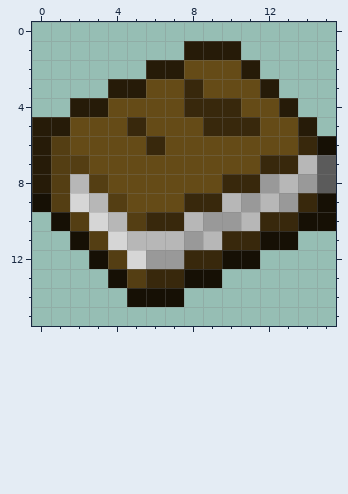
Two versions of one pixel-art sprite, client/public/images/effects/efficiency.png. This is how it looked before the edit.
The file is 160x160 pixels, drawn in blocks of 10x10; one block is one cell here.
The result:
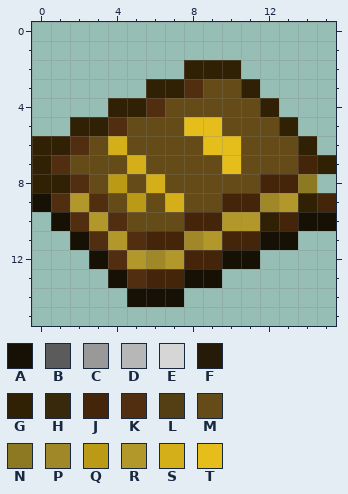
Palette (. is transparent): A #161005  B #5b5b5b  C #999999  D #b7b7b7  E #d6d6d6  F #261b08  G #312104  H #38280c  J #44250a  K #522e10  L #543e13  M #654b17  N #8e7923  P #a08828  Q #bb9a16  R #b2982b  S #d4af19  T #e6be1c
Edits made:
@@ x 0..15 @@
  0 ................
- 1 ........FFF.....
- 2 ......FFMMMF....
- 3 ....FFMMHMMMF...
- 4 ..FFMMMMHHHMMF..
- 5 FFMMMHMMMHHHMMF.
- 6 FLMMMMHMMMMMMMHA
- 7 FLLMMMMMMMMMHHDB
- 8 FLDLMMMMMMHHCDCB
- 9 ALEDLMMMHHDCDCHA
-10 .ALEDLHHDCCDHHAA
-11 ..ALEDDDCDHHAA..
-12 ...ALECCHHAA....
-13 ....ALHHAA......
+ 1 ................
+ 2 ........GGG.....
+ 3 ......GGKMMG....
+ 4 ....GGKMMMMMG...
+ 5 ..GGKMMMTTMMMG..
+ 6 GGKMSMMMMTTMMMG.
+ 7 GKMMMSMMMMTMMMJG
+ 8 GGKMQMSMMMMMJJN.
+ 9 AKRKMQMSMMJJPRGJ
+10 .AKRKMMMJJRRGJAA
+11 ..AKRKJJPRJJAA..
+12 ...AKRPRJJAA....
+13 ....AKJJAA......
 14 .....AAA........
